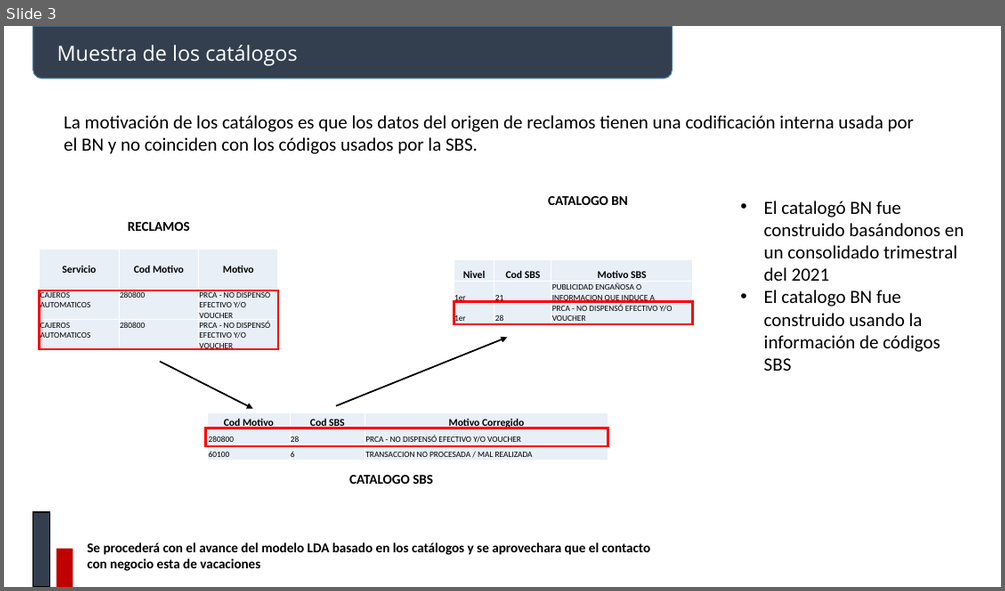
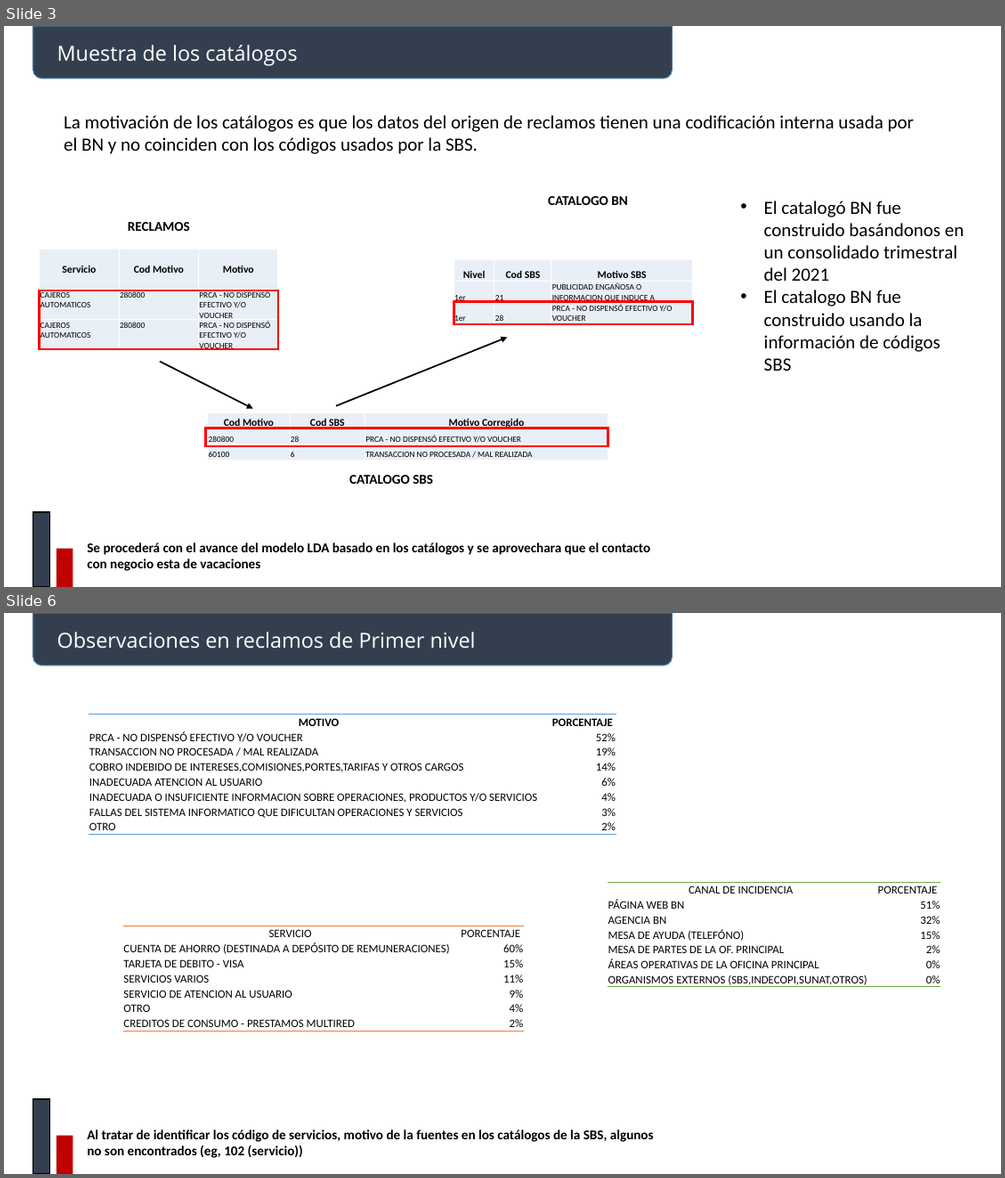
Before and after one commit to johnkbarrera/R2D2, a slide deck: BancoNacion/documentos/Reclamos.pptx. Shown one above the other, each under a label of ours: slide 3 before the commit, slides 3 and 6 after it; the slides between them are not shown. The pictures are 1005x591 and 1005x1178 pixels, drawn with LibreOffice and Linux fonts; fonts in the diff are those of the drawing. Boxes give left, top, right and bottom in pixels: in the first picture for what was removed or moved away, otherwise in the second. Text is boxed around its words. In the diff, an @@ line names an element or a change of style, - is before the commit and + after.

```diff
--- a/BancoNacion/documentos/Reclamos.pptx
+++ b/BancoNacion/documentos/Reclamos.pptx
@@ slide 6 added at bbox=[4, 613, 1001, 1174], background #FFFFFF @@
@@ round same rect added at bbox=[33, 613, 672, 666], fill #333F50, outline #43739E 1 pt @@
@@ text added at bbox=[57, 632, 476, 649], 20 pt, text #FFFFFF @@
+Observaciones en reclamos de Primer nivel
@@ table added at bbox=[89, 714, 615, 838], 8 rows, 2 columns @@
+MOTIVO | PORCENTAJE
+PRCA - NO DISPENSÓ EFECTIVO Y/O VOUCHER | 52%
+TRANSACCION NO PROCESADA / MAL REALIZADA | 19%
+COBRO INDEBIDO DE INTERESES,COMISIONES,PORTES,TARIFAS Y OTROS CARGOS | 14%
+INADECUADA ATENCION AL USUARIO | 6%
+INADECUADA O INSUFICIENTE INFORMACION SOBRE OPERACIONES, PRODUCTOS Y/O SERVICIOS | 4%
+FALLAS DEL SISTEMA INFORMATICO QUE DIFICULTAN OPERACIONES Y SERVICIOS | 3%
+OTRO | 2%
@@ table added at bbox=[607, 882, 941, 990], 7 rows, 2 columns @@
+CANAL DE INCIDENCIA | PORCENTAJE
+PÁGINA WEB BN | 51%
+AGENCIA BN | 32%
+MESA DE AYUDA (TELEFÓNO) | 15%
+MESA DE PARTES DE LA OF. PRINCIPAL | 2%
+ÁREAS OPERATIVAS DE LA OFICINA PRINCIPAL | 0%
+ORGANISMOS EXTERNOS (SBS,INDECOPI,SUNAT,OTROS) | 0%
@@ table added at bbox=[123, 926, 524, 1031], 7 rows, 2 columns @@
+SERVICIO | PORCENTAJE
+CUENTA DE AHORRO (DESTINADA A DEPÓSITO DE REMUNERACIONES) | 60%
+TARJETA DE DEBITO - VISA | 15%
+SERVICIOS VARIOS | 11%
+SERVICIO DE ATENCION AL USUARIO | 9%
+OTRO | 4%
+CREDITOS DE CONSUMO - PRESTAMOS MULTIRED | 2%
@@ rectangle added at bbox=[33, 1099, 49, 1174], fill #333F50, outline #000000 1 pt @@
@@ rectangle added at bbox=[57, 1135, 73, 1174], fill #C00000 @@
@@ text added at bbox=[87, 1129, 654, 1158], 13 pt, text #000000, bold @@
+Al tratar de identificar los código de servicios, motivo de la fuentes en los catálogos de la SBS, algunos no son encontrados (eg, 102 (servicio))
```
Also in this commit, not shown: 2 other slides added, 15 other files.
